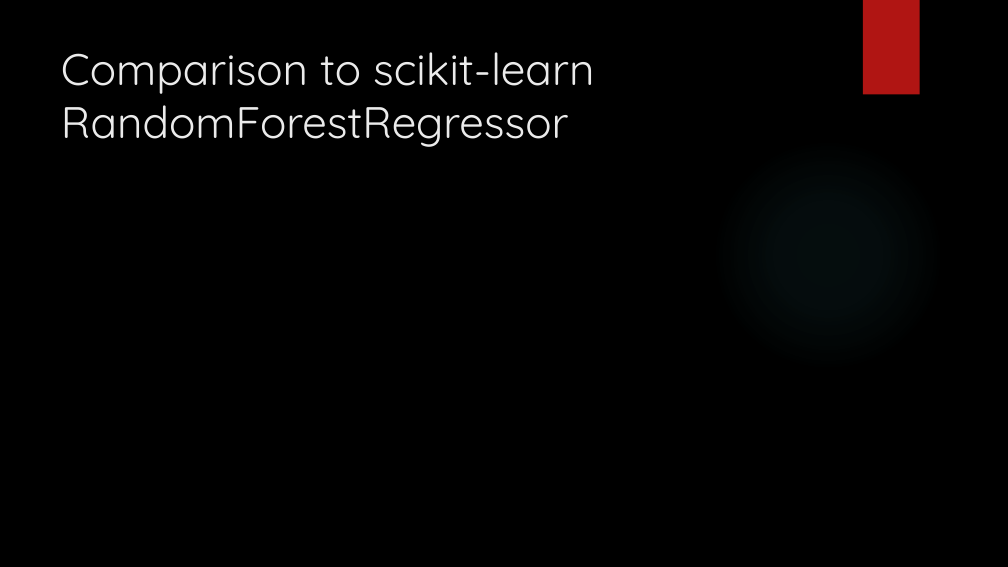
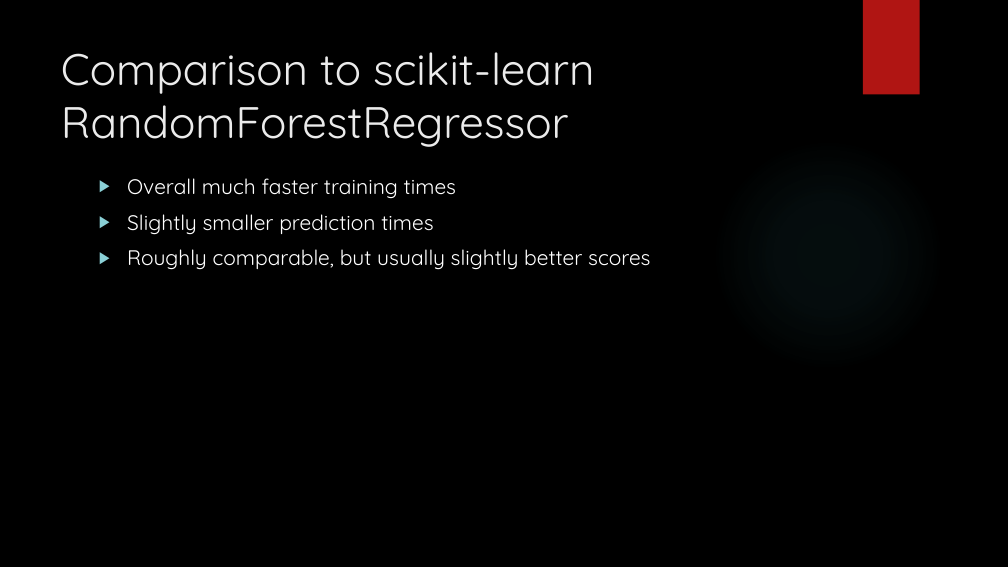
Before and after one commit to amanfc7/Machine-Learaning, a slide deck: slide 8 of ex2/Exercise_2_ppt.pptx. Drawn at 1008x567 pixels with LibreOffice and Linux fonts; fonts in the diff are those of the drawing; background and template pictures are left out. Boxes give left, top, right and bottom in pixels: in the first picture for what was removed or moved away, otherwise in the second. Text is boxed around its words. In the diff, an @@ line names an element or a change of style, - is before the commit and + after.

```diff
--- a/ex2/Exercise_2_ppt.pptx
+++ b/ex2/Exercise_2_ppt.pptx
@@ text added at (127, 178, 650, 270), 20 pt, text #FFFFFF @@
+▶ Overall much faster training times
+▶ Slightly smaller prediction times
+▶ Roughly comparable, but usually slightly better scores
```
Also in this commit, not shown: 3 other slides changed.
